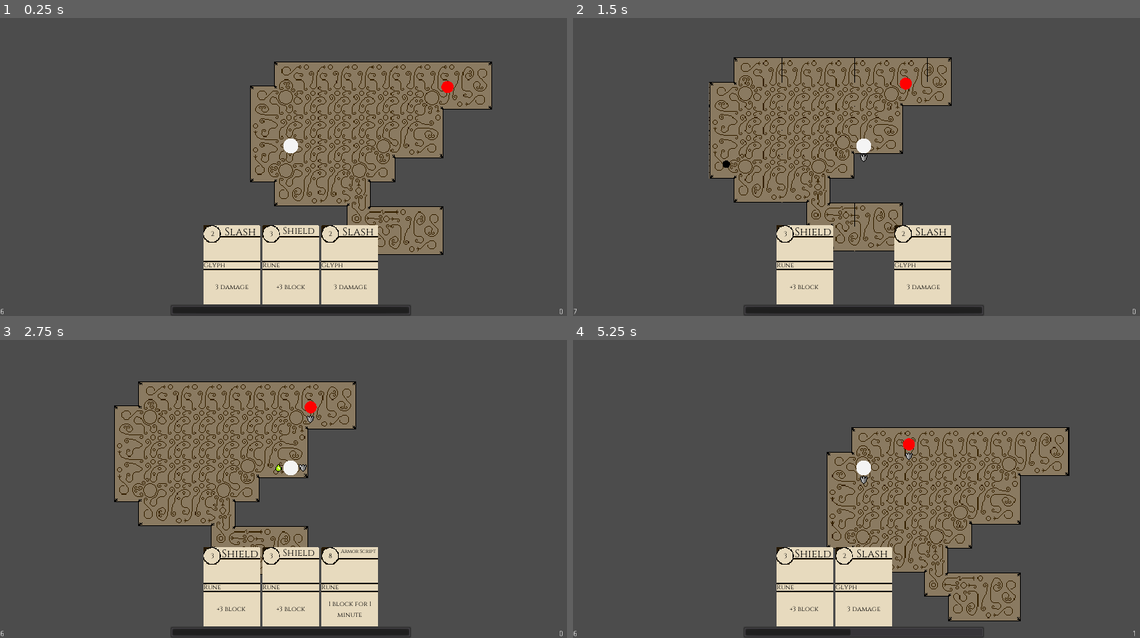
Above: before the commit, frames 1-4 (two rows, left to right).
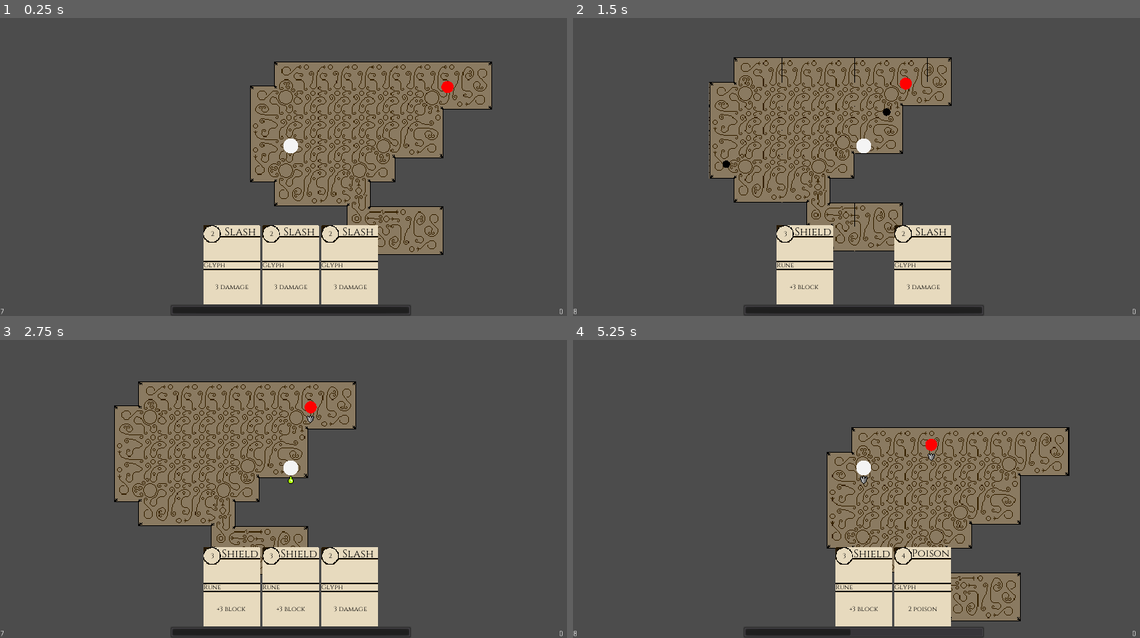
Above: after the commit, the same moments.

Repository: the-alex-g/ScrollMage
Game: Godot game, scene res://World/World.tscn
Two runs of this game, one before a commit and one after it. Both use one fixed random seed, a clock stepped at 60 frames per second and the inputs below.
Inputs:
- Up to frame 1 (0.25 s): no input
- Up to frame 2 (1.5 s): tap Enter at 0.5 s; hold D (right) 0.53-1.28 s; tap Keypad 1 (spell_slot_1) at 0.6 s; hold S (down) from 1.28 s (still down); tap 2 (spell_slot_2) at 1.35 s
- Up to frame 3 (2.75 s): release S (down) at 2.03 s; hold D (right) from 2.03 s (still down); tap 3 (spell_slot_3) at 2.1 s
- Up to frame 4 (5.25 s): release D (right) at 2.78 s; hold W (up) 2.78-3.53 s; tap one key every 0.75 s from 2.85 s: Keypad 1 (spell_slot_1) 2 (spell_slot_2) 3 (spell_slot_3) Keypad 1 (spell_slot_1); hold A (left) 3.53-5.03 s; hold S (down) from 5.03 s (still down)

The runs differ from the first frame. In frame 1, 0.2% of the frame differs, in the area x 0-56%, y 70-100%; in frame 2, less than 0.1%; in frame 3, 0.4%; in frame 4, 5.6%, in the area x 0-100%, y 32-100%.

Commit message:
Improve status icon spacing in display

Diff:
--- a/project/CardManager/CardManager.gd
+++ b/project/CardManager/CardManager.gd
@@ -20,6 +20,7 @@
 		_deck.append(_library.get_attack("Slash"))
 		_deck.append(_library.get_boost("Shield"))
 	_deck.append(_library.get_ritual("Armor Script"))
+	_deck.append(_library.get_hex("Poison"))
 
 	_deck.shuffle()
 	for i in 3:
--- a/project/Creature/StatusDisplay/StatusDisplay.gd
+++ b/project/Creature/StatusDisplay/StatusDisplay.gd
@@ -2,6 +2,7 @@
 extends Node2D
 
 const POINTS = 32
+const STATUS_SPACING_PX := 10.0
 
 export(int, 0, 360) var arc := 360
 export var radius := 0
@@ -11,9 +12,11 @@
 onready var _path : Path2D = $Path
 onready var _status_position : PathFollow2D = $Path/StatusPosition
 onready var _status_container : Node2D = $StatusContainer
+onready var _status_spacing := (STATUS_SPACING_PX / radius * 360) / (TAU * arc)
 
 
 func _ready()->void:
+	print(_status_spacing)
 	var curve := Curve2D.new()
 	for i in POINTS + 1:
 		var point := Vector2.RIGHT * radius
@@ -32,8 +35,10 @@
 		for node in _status_container.get_children():
 			node.queue_free()
 
+		var starting_point = 0.5 - _status_spacing * 0.5 * (new_statuses.size() - 1)
+
 		for i in new_statuses.size():
-			_status_position.unit_offset = (i + 0.5) / float(new_statuses.size())
+			_status_position.unit_offset = starting_point + _status_spacing * i
 
 			var sprite := Sprite.new()
 			sprite.texture = load("res://Resources/StatusTextures/" + new_statuses[i] + "_texture.tres")
--- a/project/Monsters/BaseMonster.tscn
+++ b/project/Monsters/BaseMonster.tscn
@@ -14,6 +14,9 @@
 speed = 100
 action_load_paths = [ "res://Monsters/MonsterActions/ActionSets/TestActionSet.gd" ]
 
+[node name="StatusDisplay" parent="." index="2"]
+arc = 260
+
 [node name="DetectionRegion" type="Area2D" parent="." index="3"]
 collision_layer = 0
 collision_mask = 2
